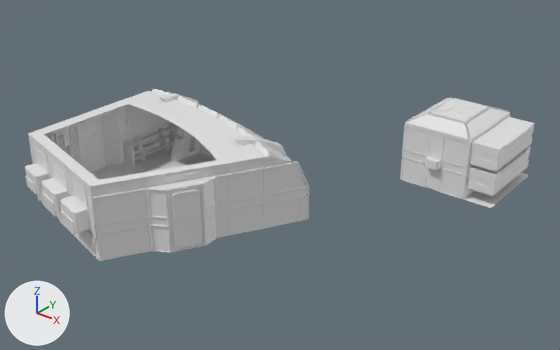
The Blender file BlenderSource/MonitorMessHall.blend, before and after one commit.
Both versions are drawn from a camera (50 mm lens) standing at (86.8, -66.9, 52.0) and looking at (24.3, 11.3, 3.5). Every picture has the same lights, and +X, +Y and +Z are marked at lower left.
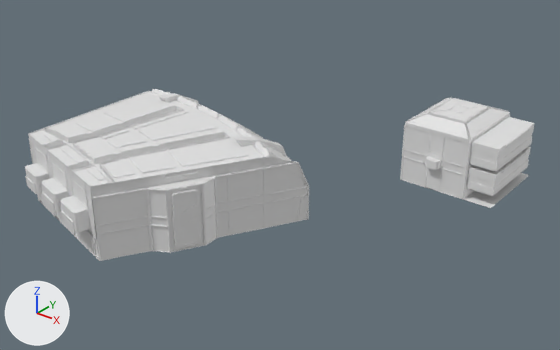
Commit message: Add ceiling in mess hall

Boxes (x1, y1, x2, y2) around the edits, measured in the pictures (560 x 350 px):
part 1 of me_cube, built on: before (28, 96, 248, 188); after (30, 91, 264, 188)

What changed in the scene script:
```text
Change me_cube:
    used by ob_cube; location = (0.0, 0.0, 0.0)
    remove me_cube.from_pydata(...)  # 7282 vertices, 5261 faces, 4 loose edges; spans x -3.8..49.8, y -17.7..40.7, z 0.0..11.4
    add me_cube.from_pydata(...)  # 7614 vertices, 5485 faces, 4 loose edges; spans x -3.8..49.8, y -17.7..40.7, z 0.0..11.4
    me_cube part 1: 4 vertices moved from x -2.1..20.8, y -13.2..-4.6, z 10.4 to x -2.1..19.0, y -14.8..-8.2, z 9.8..10.4; 21 vertices removed from x -0.1..23.5, y -15.3..8.8, z 10.4; 353 vertices added at x -2.1..28.3, y -16.4..10.9, z 9.7..10.4
```
